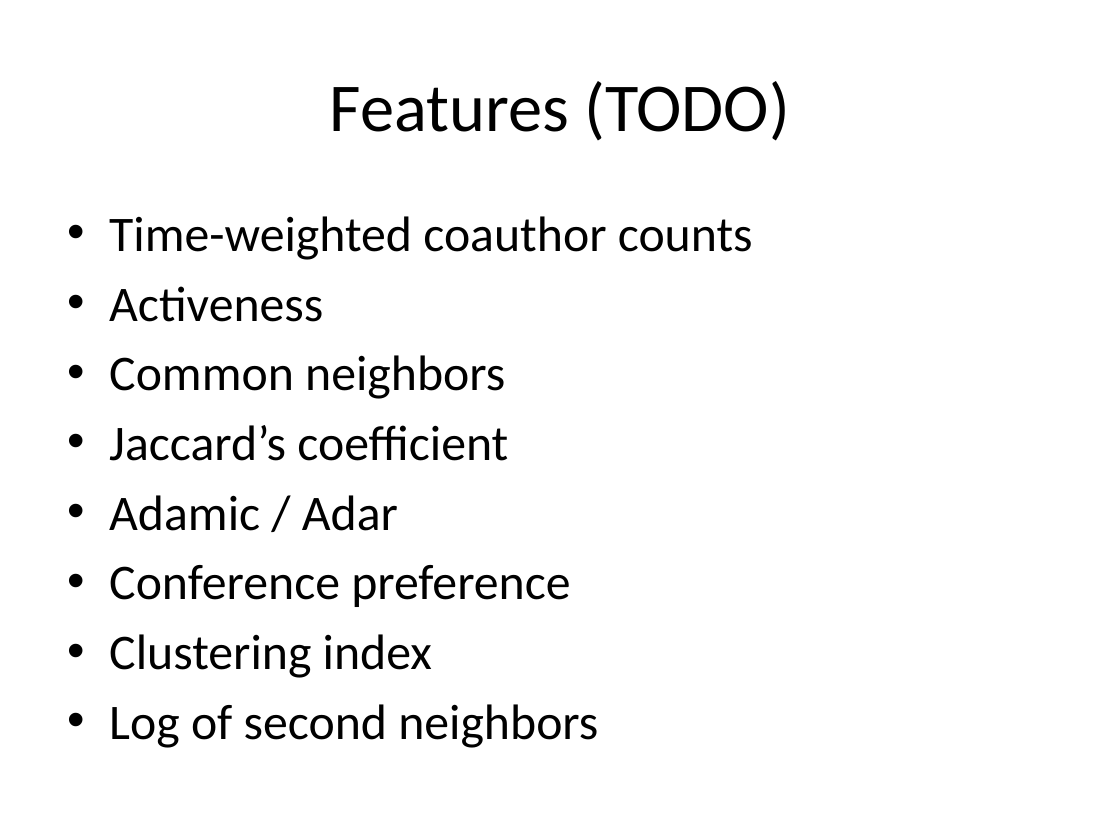
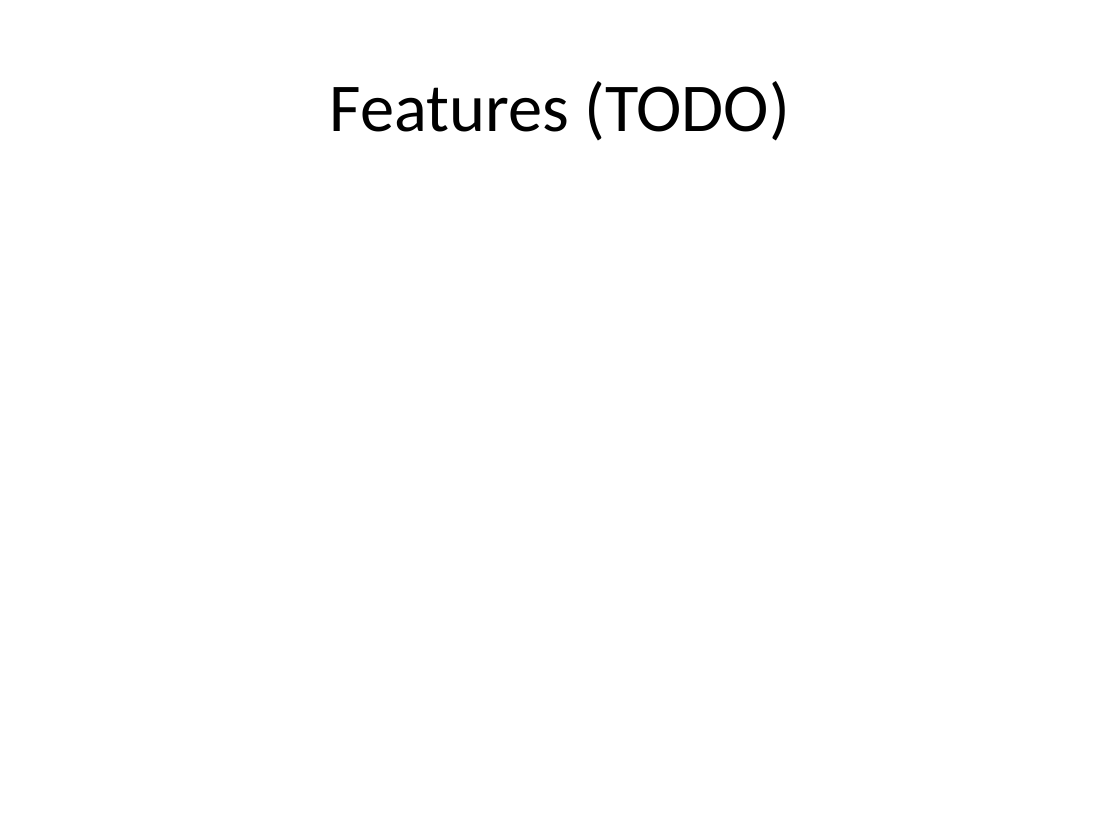
Before and after one commit to yftung7/2014_DM_Project, a slide deck: slide 5 of Project/Readme_v2.pptx. Drawn at 1120x840 pixels with LibreOffice and Linux fonts; fonts in the diff are those of the drawing; grey boxes stand for pictures. Boxes give left, top, right and bottom in pixels: in the first picture for what was removed or moved away, otherwise in the second. Text is boxed around its words. In the diff, an @@ line names an element or a change of style, - is before the commit and + after.

```diff
--- a/Project/Readme_v2.pptx
+++ b/Project/Readme_v2.pptx
@@ text removed at (109,216,753,748) @@
-• Time-weighted coauthor counts
-• Activeness
-• Common neighbors
-• Jaccard’s coefficient
-• Adamic / Adar
-• Conference preference
-• Clustering index
-• Log of second neighbors
```
Also in this commit, not shown: 1 other slide changed, 3 other files.
